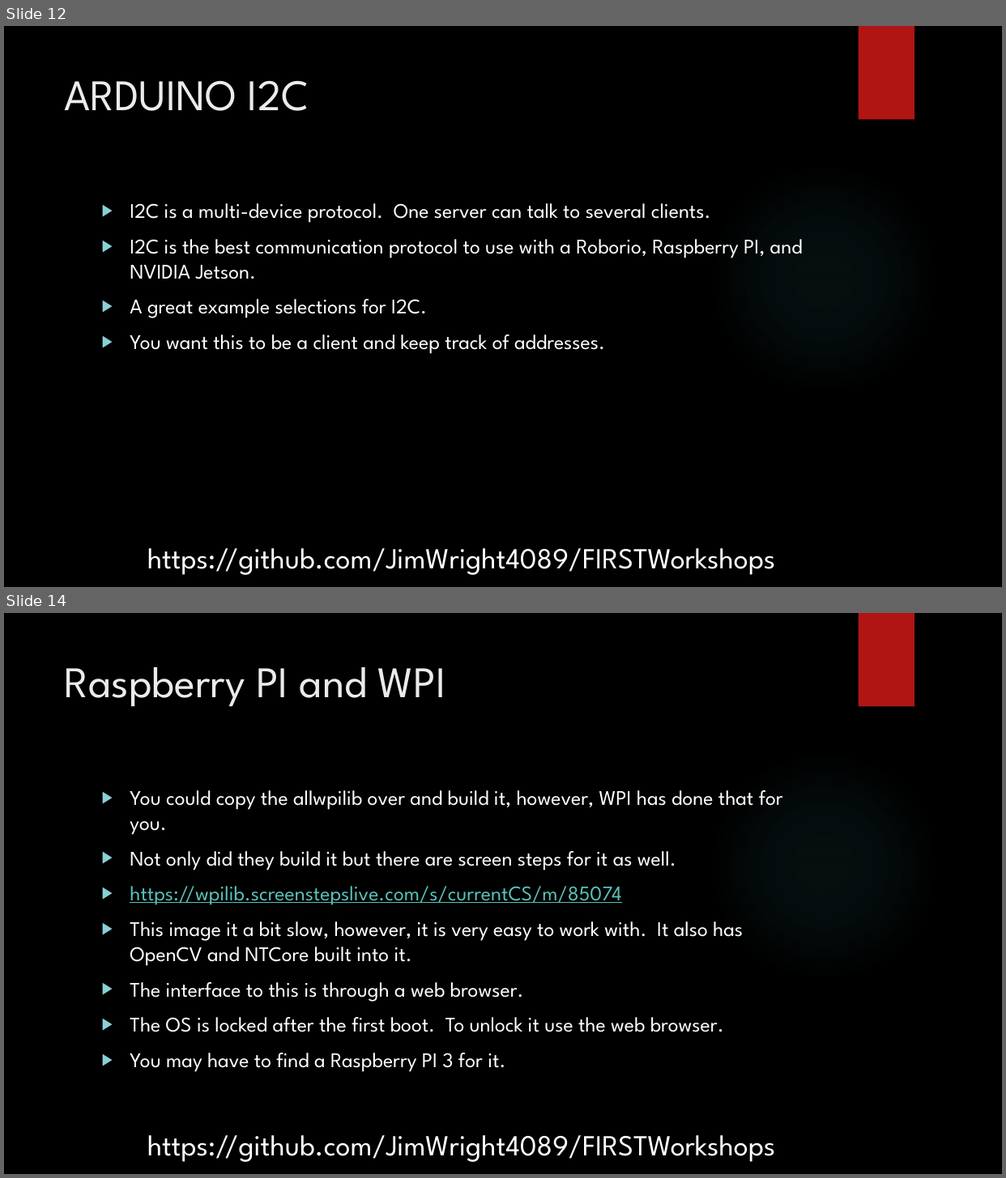
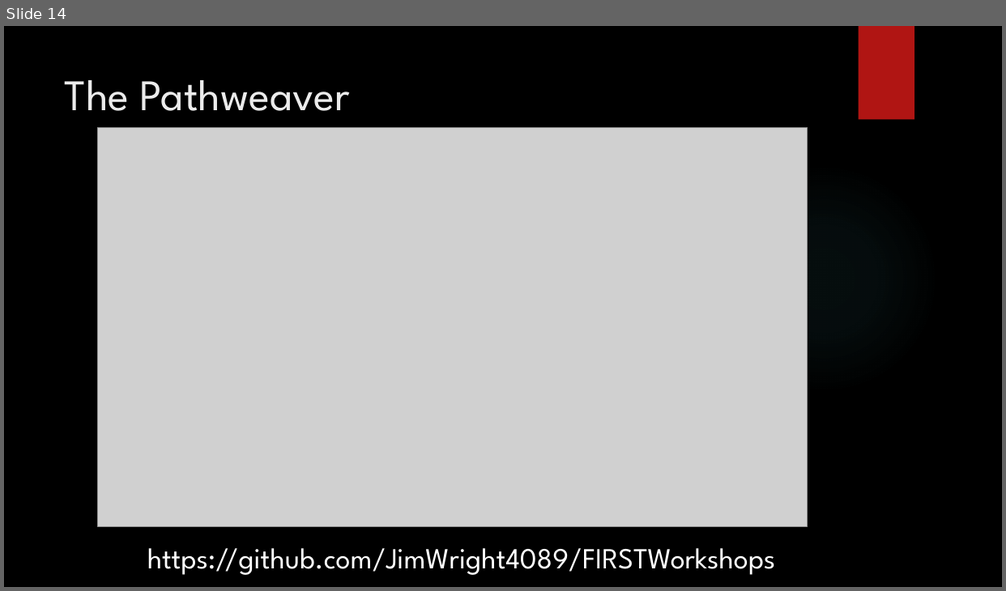
Before and after one commit to JimWright4089/FIRSTWorkshops, a slide deck: FRC/2019/Pathfinding/Pathfinding.pptx. Shown one above the other, each under a label of ours: slides 12 and 14 before the commit, slide 14 after it; the slides between them are not shown. The pictures are 1006x1178 and 1006x591 pixels, drawn with LibreOffice and Linux fonts; fonts in the diff are those of the drawing; grey boxes stand for pictures; background and template pictures are left out. Boxes give left, top, right and bottom in pixels: in the first picture for what was removed or moved away, otherwise in the second. Text is boxed around its words. In the diff, an @@ line names an element or a change of style, - is before the commit and + after.

```diff
--- a/FRC/2019/Pathfinding/Pathfinding.pptx
+++ b/FRC/2019/Pathfinding/Pathfinding.pptx
@@ slide 14 removed at bbox=[4, 613, 1002, 1174], background picture (left out); not listed: 2 template elements that a slide beside it also shows @@
@@ title removed at bbox=[65, 667, 446, 707] @@
-Raspberry PI and WPI
@@ text removed at bbox=[130, 790, 783, 1072] @@
-▶ You could copy the allwpilib over and build it, however, WPI has done that for you.
-▶ Not only did they build it but there are screen steps for it as well.
-▶ https://wpilib.screenstepslive.com/s/currentCS/m/85074
-▶ This image it a bit slow, however, it is very easy to work with. It also has OpenCV and NTCore built into it.
-▶ The interface to this is through a web browser.
-▶ The OS is locked after the first boot. To unlock it use the web browser.
-▶ You may have to find a Raspberry PI 3 for it.
@@ text removed at bbox=[147, 1135, 775, 1162] @@
-https://github.com/JimWright4089/FIRSTWorkshops
@@ what was slide 12 is now slide 14 @@
@@ slide 14 changed as well @@
@@ title at bbox=[65, 80, 350, 111]: text changed @@
-ARDUINO I2C
+The Pathweaver
@@ picture added at bbox=[98, 128, 808, 527] @@
@@ text removed at bbox=[130, 203, 803, 354] @@
-▶ I2C is a multi-device protocol. One server can talk to several clients.
-▶ I2C is the best communication protocol to use with a Roborio, Raspberry PI, and NVIDIA Jetson.
-▶ A great example selections for I2C.
-▶ You want this to be a client and keep track of addresses.
```
Also in this commit, not shown: 10 other slides changed, 13 slides added, 8 other slides removed.
